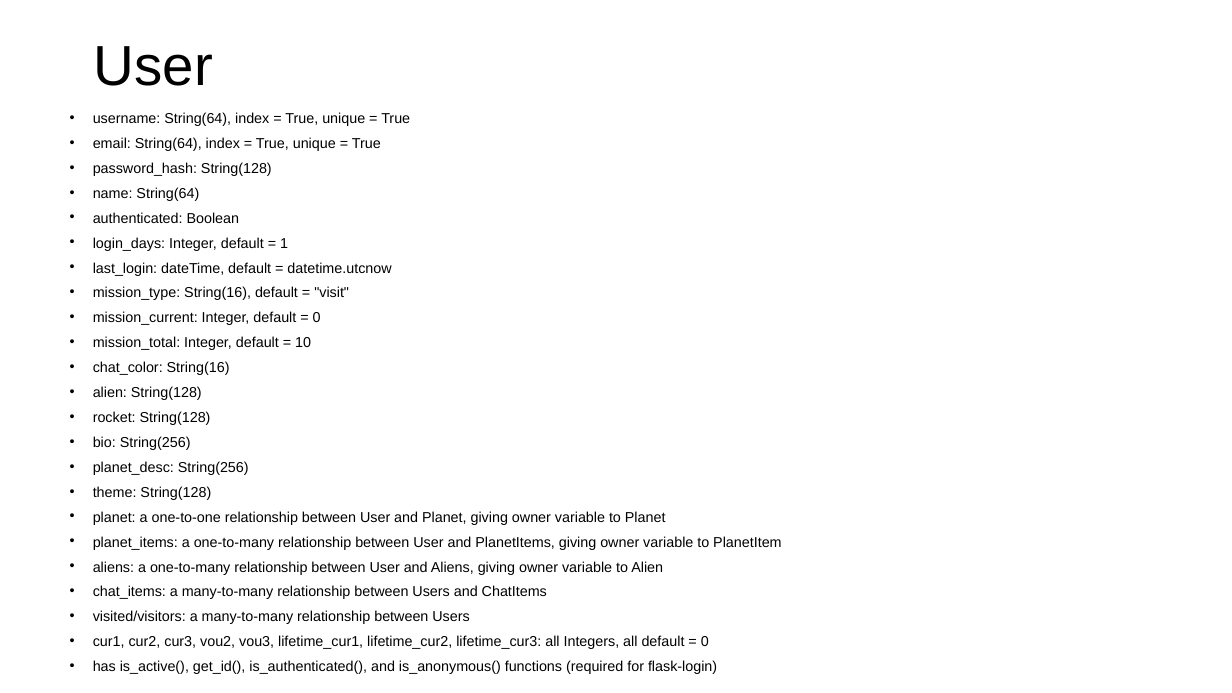
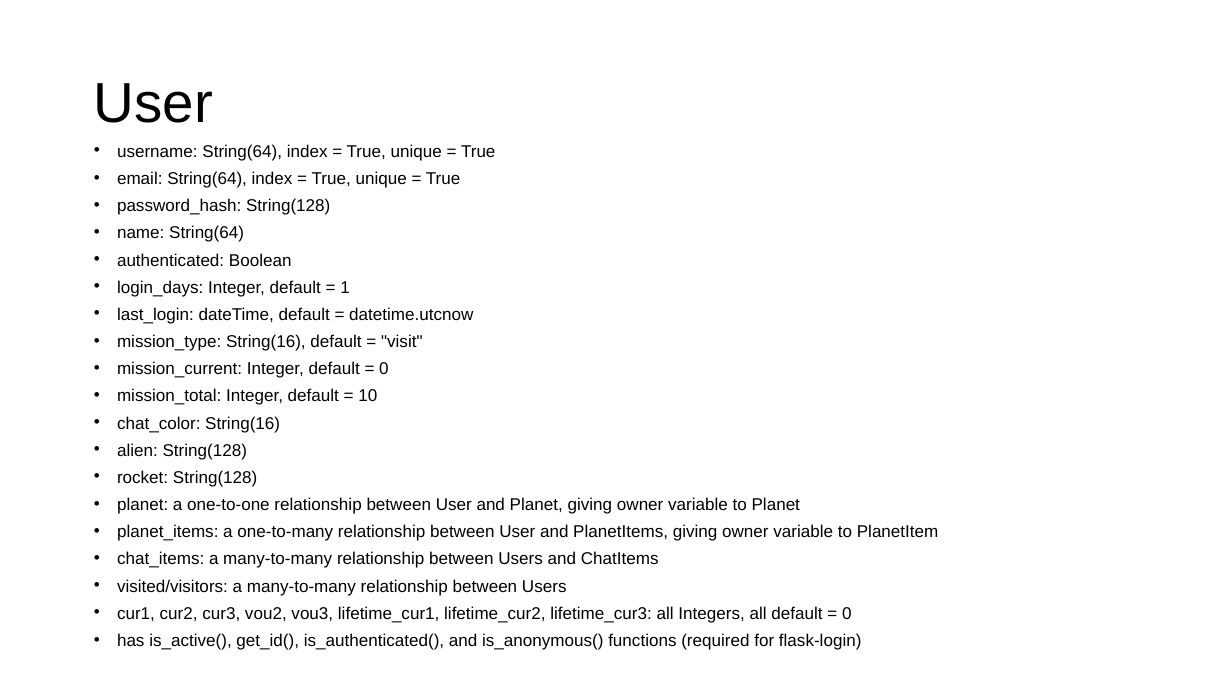
Before and after one commit to gmfk07/iu2018-backend, a slide deck: slide 9 of iu-spec-backend.pptx. Drawn at 1232x693 pixels with LibreOffice and Linux fonts; fonts in the diff are those of the drawing. Boxes give left, top, right and bottom in pixels: in the first picture for what was removed or moved away, otherwise in the second. Text is boxed around its words. In the diff, an @@ line names an element or a change of style, - is before the commit and + after.

Commit message:
Revert "Fixed backend bugs, added aliens, rockets, and user info"
This reverts commit 669a06f357fbbdafbfcf50668433925fe10a56d1.

```diff
--- a/iu-spec-backend.pptx
+++ b/iu-spec-backend.pptx
@@ title "User": place and size @@
-title "User" at box(94, 46, 213, 86)
+title "User" at box(94, 83, 213, 123)
@@ text "username: String(64), index = True, ...": place and size @@
-text "username: String(64), index = True, ..." at box(93, 112, 781, 674)
+text "username: String(64), index = True, ..." at box(117, 144, 939, 650)
@@ text "username: String(64), index = True, ..." at box(117, 144, 939, 650): size 11.2 to 13.3 pt @@
@@ text at box(93, 436, 249, 500): paragraphs removed @@
-• bio: String(256)
-• planet_desc: String(256)
-• theme: String(128)
@@ text at box(93, 561, 663, 575): paragraph removed @@
-• aliens: a one-to-many relationship between User and Aliens, giving owner variable to Alien
```
Also in this commit, not shown: 3 other slides changed, 4 slides removed, 5 other files.
